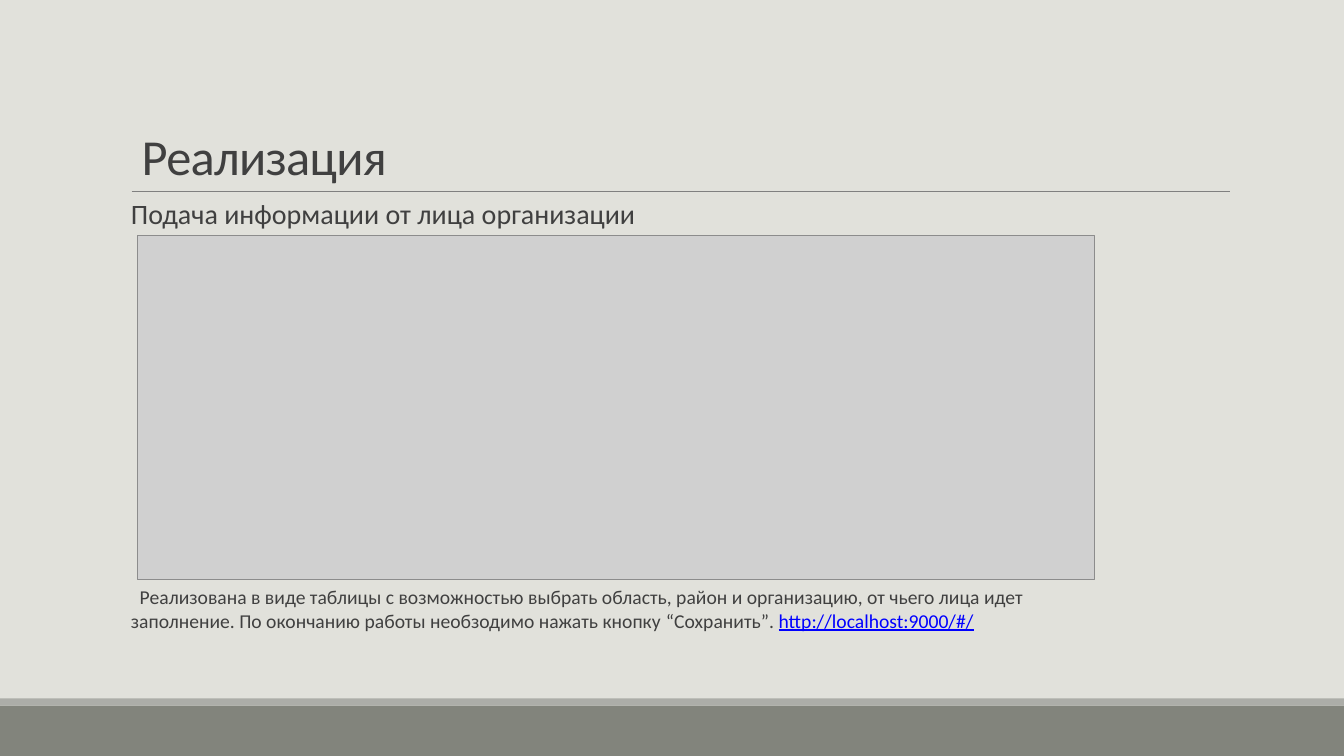
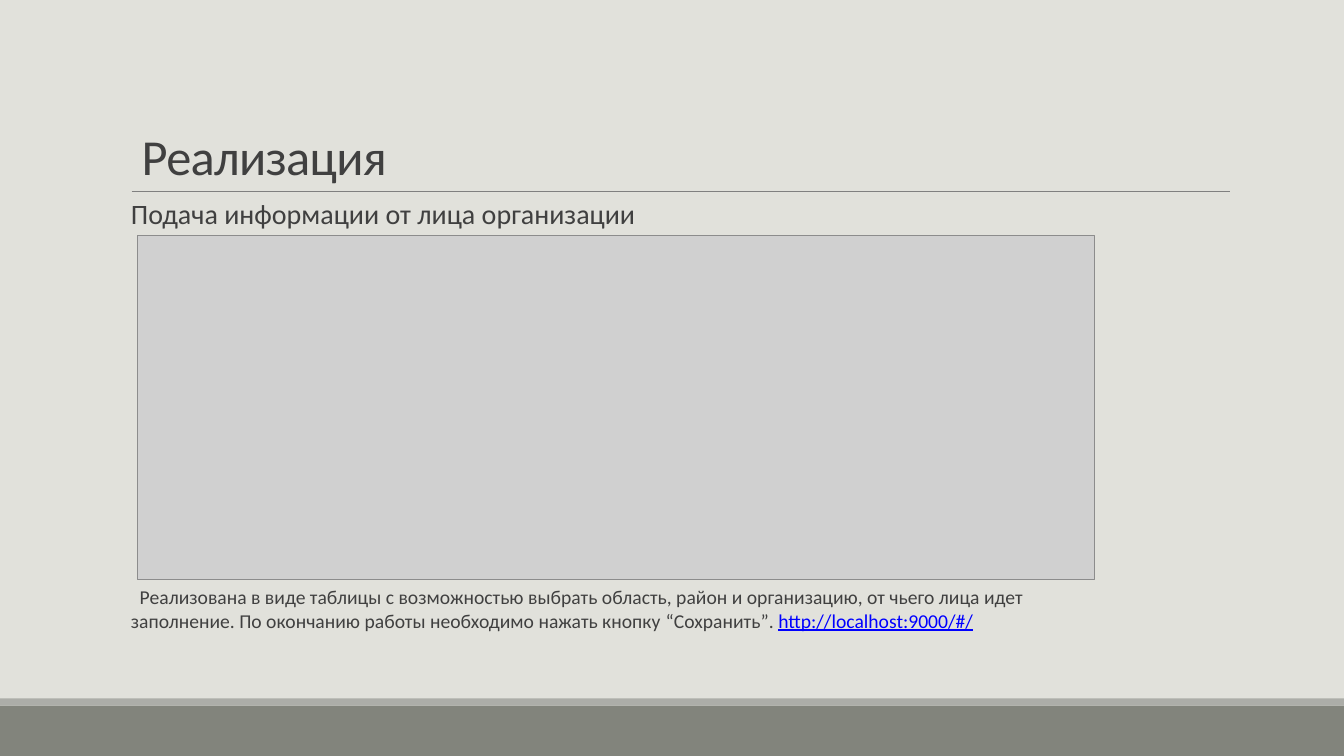
Before and after one commit to ItchyNitchy/ClickohouseDiploma, a slide deck: slide 5 of Формирование отчета по санитарной очистке населенных пуктов.pptx. Drawn at 1344x756 pixels with LibreOffice and Linux fonts; fonts in the diff are those of the drawing; grey boxes stand for pictures. Boxes give left, top, right and bottom in pixels: in the first picture for what was removed or moved away, otherwise in the second. Text is boxed around its words. In the diff, an @@ line names an element or a change of style, - is before the commit and + after.

```diff
--- a/Формирование отчета по санитарной очистке населенных пуктов.pptx
+++ b/Формирование отчета по санитарной очистке населенных пуктов.pptx
@@ text at [131, 590, 1023, 631]: text changed @@
-Реализована в виде таблицы с возможностью выбрать область, район и организацию, от чьего лица идет заполнение. По окончанию работы необзодимо нажать кнопку “Сохранить”. http://localhost:9000/#/
+Реализована в виде таблицы с возможностью выбрать область, район и организацию, от чьего лица идет заполнение. По окончанию работы необходимо нажать кнопку “Сохранить”. http://localhost:9000/#/
```
Also in this commit, not shown: 1 other slide changed.
